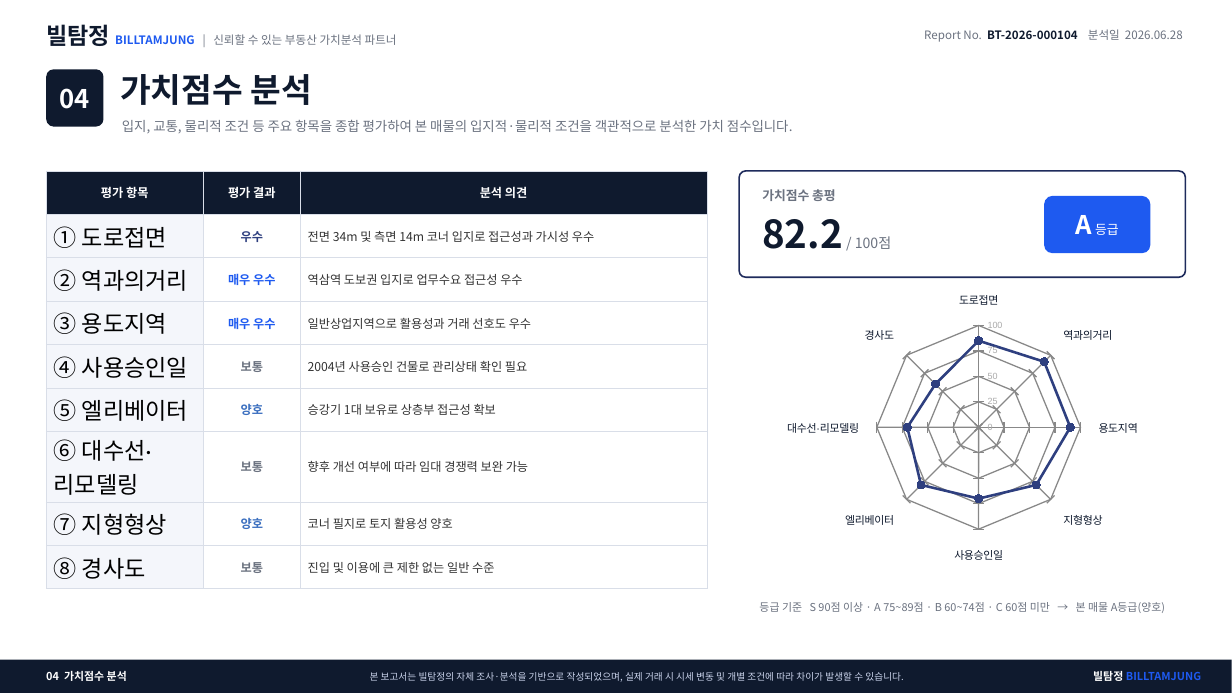
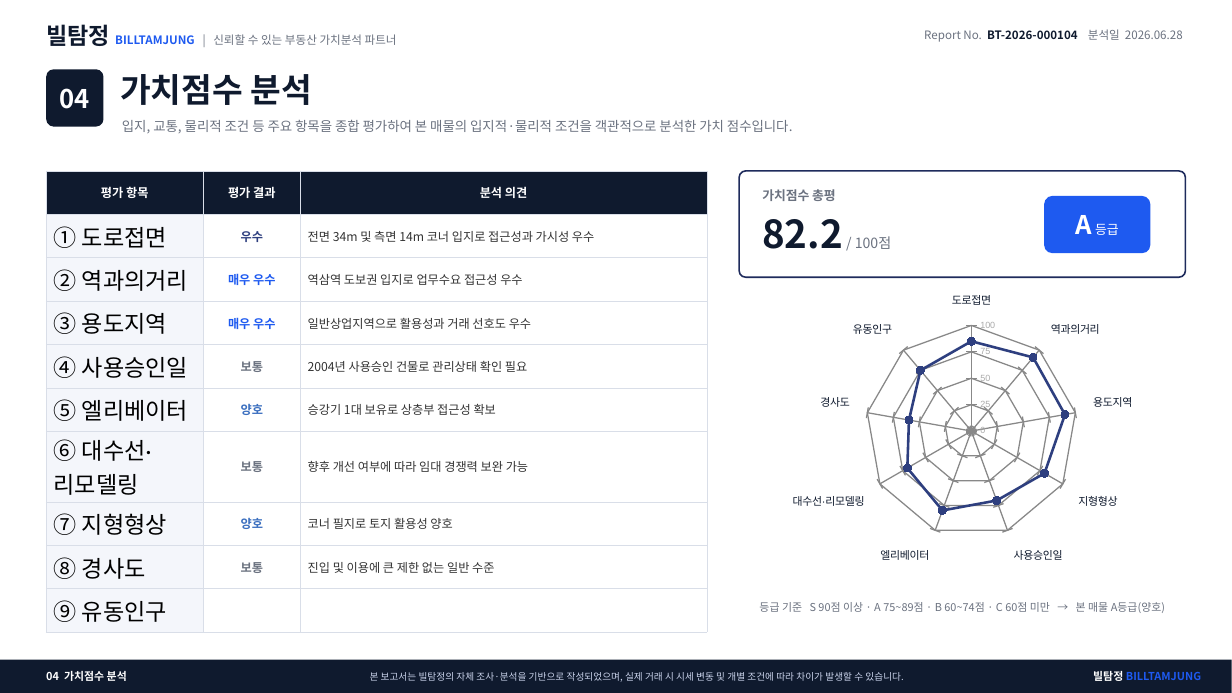
Before and after one commit to lsu7202/billtamjung, a slide deck: slide 4 of specs/03-features/R_example.pptx. Drawn at 1232x693 pixels with LibreOffice and Linux fonts; fonts in the diff are those of the drawing. Boxes give left, top, right and bottom in pixels: in the first picture for what was removed or moved away, otherwise in the second. Text is boxed around its words. In the diff, an @@ line names an element or a change of style, - is before the commit and + after.

```diff
--- a/specs/03-features/R_example.pptx
+++ b/specs/03-features/R_example.pptx
@@ table at (46,171,707,626) @@
+row 10: ⑨ 유동인구 |  | 
@@ radar chart at (739,287,1186,568) @@
-categories: 도로접면, 역과의거리, 용도지역, 지형형상, 사용승인일, 엘리베이터, 대수선·리모델링, 경사도
+categories: 도로접면, 역과의거리, 용도지역, 지형형상, 사용승인일, 엘리베이터, 대수선·리모델링, 경사도, 유동인구
-Series 1: 85, 91, 90, 80, 70, 80, 70, 60
+Series 1: 85, 91, 90, 80, 70, 80, 70, 60, 75
```
Also in this commit, not shown: 50 other files.
